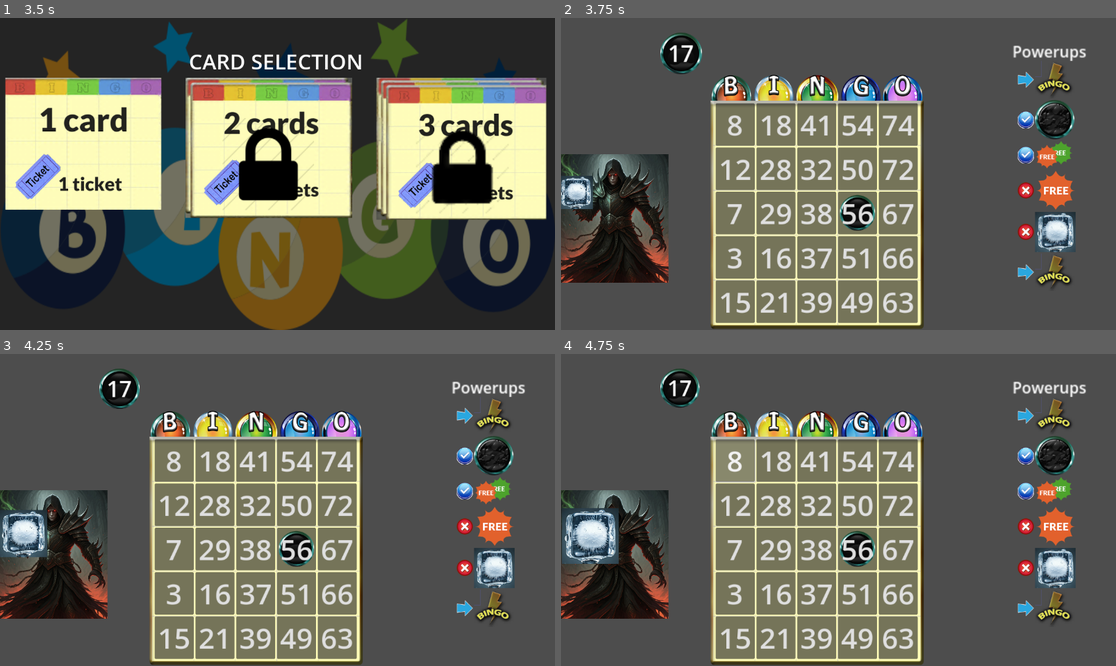
Above: before the commit, frames 1-4 (two rows, left to right).
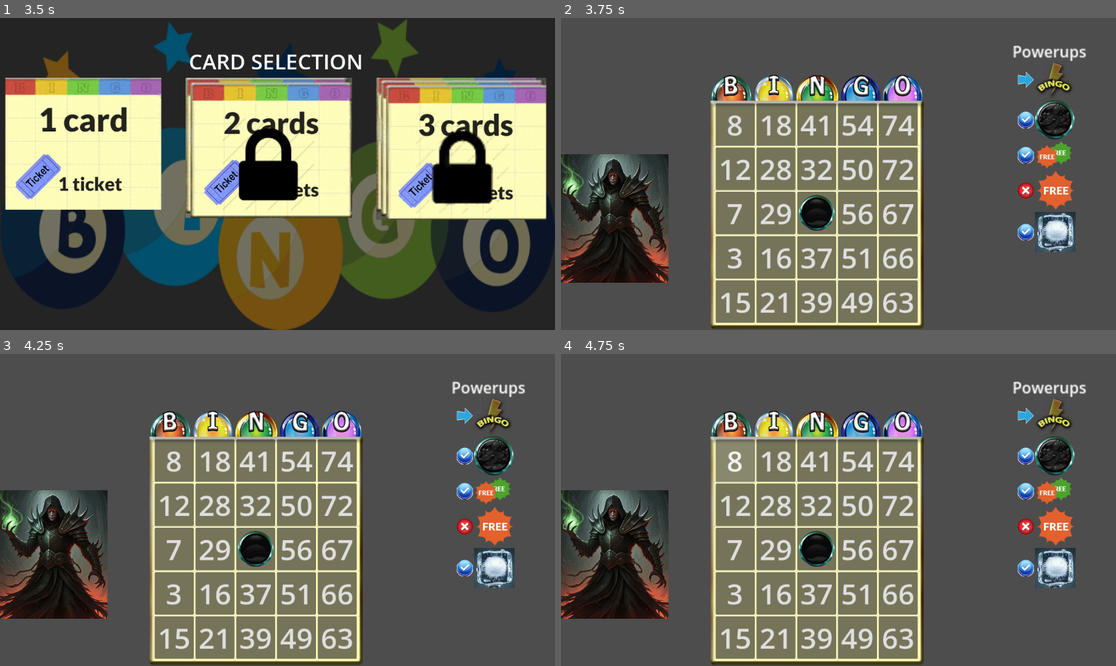
Above: after the commit, the same moments.

Repository: FuadAhmad/dgd-team-repo
Game: Godot game, scene res://main.tscn
Two runs of this game, one before a commit and one after it. Both use one fixed random seed, a clock stepped at 60 frames per second and the inputs below.
Inputs (mouse positions are in pixels of both pictures, inside the frame that each line leads up to):
- Up to frame 1 (3.5 s): click (499, 214) at 0.5 s; click (499, 214) at 1.25 s; click (499, 214) at 2 s; tap Enter at 2.75 s; move the mouse to (166, 214) at 2.77 s; click (166, 214) at 2.92 s
- Up to frame 2 (3.75 s): click (644, 149) at 3.5 s
- Up to frame 3 (4.25 s): no input
- Up to frame 4 (4.75 s): click "8" at 4.25 s

Frame 1 is identical in both runs. In frame 2, 2.9% of the frame differs, in the area x 0-92%, y 4-87%; in frame 3, 3.5%; in frame 4, 4.0%.
Error before the commit: Invalid access of index '5' on a base object of type: 'Array'. (res://Gameplay/board.gd:38)

Commit message:
full game with Powerups work

Diff:
--- a/Gameplay/board.gd
+++ b/Gameplay/board.gd
@@ -5,9 +5,11 @@
 var daubed2D = []
 var gameplay
 var BingoWinScreen
+var powerID = 0
+var nonPowerButtonIndexs = []
+var nonDaubedButtonIndexs = []
 # Called when the node enters the scene tree for the first time.
 func _ready() -> void:
-
 	make_board()
 	print("Board's parent: ", get_parent().name)
 	gameplay = get_parent()
@@ -34,24 +36,62 @@
 
 func set_board_UI():
 	var button_index = 0
+	#$Button.icon = load("res://assets/powerups/Dab2.png") $Button.text = "88" #
+	#$TextureButton2.texture_normal = load("res://assets/powerups/Dab.png")
+	#$TextureButton2.get_node("Label").text = str(number2D[0][0])
+
 	for button in buttons:
+		nonDaubedButtonIndexs.append(button_index)
+		nonPowerButtonIndexs.append(button_index)
+
 		var number =  number2D[button_index%5][button_index/5]
 		button.connect("pressed", _on_button_daub.bind(button_index, button, number))
-
 		button.text = str(number)#.pop_back())
 		button_index += 1
-	#buttons[13].text = " "
+	proper_daub(buttons[12], 12)
+
 
 func _on_button_daub(index, button, number):
 	#print("Pressed button index", indx)
-	#daubed2D[index%5][index/5] = 1 Test only
+	if daubed2D[index%5][index/5] == 1:
+		return
+	if powerID == 3:
+		powerID = 0
+		proper_daub(button, index, 1)
 	if gameplay.check_if_called(number):
-		daubed2D[index%5][index/5] = 1
-		check_for_bingo()
-		button.disabled = true
+		proper_daub(button, index)
 		#button.Icon = load("res://assets/powerups/Dab.png")
 
+func proper_daub(button, index, powerDaub = 0):
+	daubed2D[index%5][index/5] = 1
+	nonDaubedButtonIndexs.erase(index)
+	nonPowerButtonIndexs.erase(index)
+	if powerDaub == 1:
+		buttons[index].icon = load("res://assets/powerups/Dab2.png")
+	else:
+		buttons[index].icon = load("res://assets/powerups/Dab.png")
+
+	buttons[index].text = ''
+	check_for_bingo()
+	#button.disabled = true
+
+
+func set_powerID(id):
+	powerID = id
+	if id == 1: # singleDaub
+		var btnIndx = nonPowerButtonIndexs.pick_random()
+		proper_daub(buttons[btnIndx], btnIndx, 1)
+	if id == 2: # DoubleDaub
+		var btnIndx = nonPowerButtonIndexs.pick_random()
+		proper_daub(buttons[btnIndx], btnIndx, 1)
+		btnIndx = nonPowerButtonIndexs.pick_random()
+		proper_daub(buttons[btnIndx], btnIndx, 1)
+	#id == 3 Wild Daub
+
+
+
 func set_bingo_win():
+	gameplay.set_is_ball_calling(false)
 	BingoWinScreen.visible = true
 
 func check_for_bingo():
@@ -86,6 +126,10 @@
 		print("----BINGO--diagonal /-")
 		set_bingo_win()
 
+	summ = daubed2D[0][0]+ daubed2D[0][4] + daubed2D[4][0] + daubed2D[4][4]
+	if summ == 4:
+		print("----BINGO--corners-")
+		set_bingo_win()
 
 func get_random_numbers(nums, low, high):
 		var random_number_generator = RandomNumberGenerator.new()
--- a/Gameplay/board.tscn
+++ b/Gameplay/board.tscn
@@ -21,143 +21,195 @@
 custom_minimum_size = Vector2(88, 88)
 layout_mode = 2
 theme_override_font_sizes/font_size = 64
+icon_alignment = 1
+expand_icon = true
+
+[node name="Button2" type="Button" parent="."]
+custom_minimum_size = Vector2(88, 88)
+layout_mode = 2
+theme_override_font_sizes/font_size = 64
+icon_alignment = 1
+expand_icon = true
+
+[node name="Button3" type="Button" parent="."]
+custom_minimum_size = Vector2(88, 88)
+layout_mode = 2
+theme_override_font_sizes/font_size = 64
+icon_alignment = 1
+expand_icon = true
+
+[node name="Button4" type="Button" parent="."]
+custom_minimum_size = Vector2(88, 88)
+layout_mode = 2
+theme_override_font_sizes/font_size = 64
+icon_alignment = 1
+expand_icon = true
+
+[node name="Button5" type="Button" parent="."]
+custom_minimum_size = Vector2(88, 88)
+layout_mode = 2
+theme_override_font_sizes/font_size = 64
+icon_alignment = 1
+expand_icon = true
+
+[node name="Button6" type="Button" parent="."]
+custom_minimum_size = Vector2(88, 88)
+layout_mode = 2
+theme_override_font_sizes/font_size = 64
+icon_alignment = 1
+expand_icon = true
+
+[node name="Button7" type="Button" parent="."]
+custom_minimum_size = Vector2(88, 88)
+layout_mode = 2
+theme_override_font_sizes/font_size = 64
+icon_alignment = 1
+expand_icon = true
+
+[node name="Button8" type="Button" parent="."]
+custom_minimum_size = Vector2(88, 88)
+layout_mode = 2
+theme_override_font_sizes/font_size = 64
+icon_alignment = 1
+expand_icon = true
+
+[node name="Button9" type="Button" parent="."]
+custom_minimum_size = Vector2(88, 88)
+layout_mode = 2
+theme_override_font_sizes/font_size = 64
+icon_alignment = 1
+expand_icon = true
+
+[node name="Button10" type="Button" parent="."]
+custom_minimum_size = Vector2(88, 88)
+layout_mode = 2
+theme_override_font_sizes/font_size = 64
+icon_alignment = 1
+expand_icon = true
+
+[node name="Button11" type="Button" parent="."]
+custom_minimum_size = Vector2(88, 88)
+layout_mode = 2
+theme_override_font_sizes/font_size = 64
+icon_alignment = 1
+expand_icon = true
+
+[node name="Button12" type="Button" parent="."]
+custom_minimum_size = Vector2(88, 88)
+layout_mode = 2
+theme_override_font_sizes/font_size = 64
+icon_alignment = 1
+expand_icon = true
+
+[node name="Button13" type="Button" parent="."]
+custom_minimum_size = Vector2(88, 88)
+layout_mode = 2
+theme_override_font_sizes/font_size = 64
+icon_alignment = 1
+expand_icon = true
+
+[node name="Button14" type="Button" parent="."]
+custom_minimum_size = Vector2(88, 88)
+layout_mode = 2
+theme_override_font_sizes/font_size = 64
+icon_alignment = 1
+expand_icon = true
+
+[node name="Button15" type="Button" parent="."]
+custom_minimum_size = Vector2(88, 88)
+layout_mode = 2
+size_flags_horizontal = 0
+size_flags_vertical = 0
+theme_override_font_sizes/font_size = 64
+icon_alignment = 1
+expand_icon = true
+
+[node name="Button16" type="Button" parent="."]
+custom_minimum_size = Vector2(88, 88)
+layout_mode = 2
+size_flags_horizontal = 0
+size_flags_vertical = 0
+theme_override_font_sizes/font_size = 64
+icon_alignment = 1
+expand_icon = true
+
+[node name="Button17" type="Button" parent="."]
+custom_minimum_size = Vector2(88, 88)
+layout_mode = 2
+size_flags_horizontal = 0
+size_flags_vertical = 0
+theme_override_font_sizes/font_size = 64
+icon_alignment = 1
+expand_icon = true
+
+[node name="Button18" type="Button" parent="."]
+custom_minimum_size = Vector2(88, 88)
+layout_mode = 2
+size_flags_horizontal = 0
+size_flags_vertical = 0
+theme_override_font_sizes/font_size = 64
+icon_alignment = 1
+expand_icon = true
+
+[node name="Button19" type="Button" parent="."]
+custom_minimum_size = Vector2(88, 88)
+layout_mode = 2
+size_flags_horizontal = 0
+size_flags_vertical = 0
+theme_override_font_sizes/font_size = 64
+icon_alignment = 1
+expand_icon = true
+
+[node name="Button20" type="Button" parent="."]
+custom_minimum_size = Vector2(88, 88)
+layout_mode = 2
+size_flags_horizontal = 0
+size_flags_vertical = 0
+theme_override_font_sizes/font_size = 64
+icon_alignment = 1
+expand_icon = true
+
+[node name="Button21" type="Button" parent="."]
+custom_minimum_size = Vector2(88, 88)
+layout_mode = 2
+size_flags_horizontal = 0
+size_flags_vertical = 0
+theme_override_font_sizes/font_size = 64
+icon_alignment = 1
+expand_icon = true
+
+[node name="Button22" type="Button" parent="."]
+custom_minimum_size = Vector2(88, 88)
+layout_mode = 2
+size_flags_horizontal = 0
+size_flags_vertical = 0
+theme_override_font_sizes/font_size = 64
+icon_alignment = 1
+expand_icon = true
+
+[node name="Button23" type="Button" parent="."]
+custom_minimum_size = Vector2(88, 88)
+layout_mode = 2
+size_flags_horizontal = 0
+size_flags_vertical = 0
+theme_override_font_sizes/font_size = 64
+icon_alignment = 1
+expand_icon = true
+
+[node name="Button24" type="Button" parent="."]
+custom_minimum_size = Vector2(88, 88)
+layout_mode = 2
+size_flags_horizontal = 0
+size_flags_vertical = 0
+theme_override_font_sizes/font_size = 64
+icon_alignment = 1
+expand_icon = true
 
 [node name="Button25" type="Button" parent="."]
 custom_minimum_size = Vector2(88, 88)
 layout_mode = 2
-theme_override_font_sizes/font_size = 64
-
-[node name="Button2" type="Button" parent="."]
-custom_minimum_size = Vector2(88, 88)
-layout_mode = 2
-theme_override_font_sizes/font_size = 64
-
-[node name="Button3" type="Button" parent="."]
-custom_minimum_size = Vector2(88, 88)
-layout_mode = 2
-theme_override_font_sizes/font_size = 64
-
-[node name="Button4" type="Button" parent="."]
-custom_minimum_size = Vector2(88, 88)
-layout_mode = 2
-theme_override_font_sizes/font_size = 64
-
-[node name="Button5" type="Button" parent="."]
-custom_minimum_size = Vector2(88, 88)
-layout_mode = 2
-theme_override_font_sizes/font_size = 64
-
-[node name="Button6" type="Button" parent="."]
-custom_minimum_size = Vector2(88, 88)
-layout_mode = 2
-theme_override_font_sizes/font_size = 64
-
-[node name="Button7" type="Button" parent="."]
-custom_minimum_size = Vector2(88, 88)
-layout_mode = 2
-theme_override_font_sizes/font_size = 64
-
-[node name="Button8" type="Button" parent="."]
-custom_minimum_size = Vector2(88, 88)
-layout_mode = 2
-theme_override_font_sizes/font_size = 64
-
-[node name="Button9" type="Button" parent="."]
-custom_minimum_size = Vector2(88, 88)
-layout_mode = 2
-theme_override_font_sizes/font_size = 64
-
-[node name="Button10" type="Button" parent="."]
-custom_minimum_size = Vector2(88, 88)
-layout_mode = 2
-theme_override_font_sizes/font_size = 64
-
-[node name="Button11" type="Button" parent="."]
-custom_minimum_size = Vector2(88, 88)
-layout_mode = 2
-theme_override_font_sizes/font_size = 64
-
-[node name="Button12" type="Button" parent="."]
-custom_minimum_size = Vector2(88, 88)
-layout_mode = 2
-theme_override_font_sizes/font_size = 64
-
-[node name="Button13" type="Button" parent="."]
-custom_minimum_size = Vector2(88, 88)
-layout_mode = 2
-theme_override_font_sizes/font_size = 64
-
-[node name="Button14" type="Button" parent="."]
-custom_minimum_size = Vector2(88, 88)
-layout_mode = 2
-theme_override_font_sizes/font_size = 64
-
-[node name="Button15" type="Button" parent="."]
-custom_minimum_size = Vector2(88, 88)
-layout_mode = 2
-size_flags_horizontal = 0
-size_flags_vertical = 0
-theme_override_font_sizes/font_size = 64
-
-[node name="Button16" type="Button" parent="."]
-custom_minimum_size = Vector2(88, 88)
-layout_mode = 2
-size_flags_horizontal = 0
-size_flags_vertical = 0
-theme_override_font_sizes/font_size = 64
-
-[node name="Button17" type="Button" parent="."]
-custom_minimum_size = Vector2(88, 88)
-layout_mode = 2
-size_flags_horizontal = 0
-size_flags_vertical = 0
-theme_override_font_sizes/font_size = 64
-
-[node name="Button18" type="Button" parent="."]
-custom_minimum_size = Vector2(88, 88)
-layout_mode = 2
-size_flags_horizontal = 0
-size_flags_vertical = 0
-theme_override_font_sizes/font_size = 64
-
-[node name="Button19" type="Button" parent="."]
-custom_minimum_size = Vector2(88, 88)
-layout_mode = 2
-size_flags_horizontal = 0
-size_flags_vertical = 0
-theme_override_font_sizes/font_size = 64
-
-[node name="Button20" type="Button" parent="."]
-custom_minimum_size = Vector2(88, 88)
-layout_mode = 2
-size_flags_horizontal = 0
-size_flags_vertical = 0
-theme_override_font_sizes/font_size = 64
-
-[node name="Button21" type="Button" parent="."]
-custom_minimum_size = Vector2(88, 88)
-layout_mode = 2
-size_flags_horizontal = 0
-size_flags_vertical = 0
-theme_override_font_sizes/font_size = 64
-
-[node name="Button22" type="Button" parent="."]
-custom_minimum_size = Vector2(88, 88)
-layout_mode = 2
-size_flags_horizontal = 0
-size_flags_vertical = 0
-theme_override_font_sizes/font_size = 64
-
-[node name="Button23" type="Button" parent="."]
-custom_minimum_size = Vector2(88, 88)
-layout_mode = 2
-size_flags_horizontal = 0
-size_flags_vertical = 0
-theme_override_font_sizes/font_size = 64
-
-[node name="Button24" type="Button" parent="."]
-custom_minimum_size = Vector2(88, 88)
-layout_mode = 2
-size_flags_horizontal = 0
-size_flags_vertical = 0
-theme_override_font_sizes/font_size = 64
+size_flags_horizontal = 0
+size_flags_vertical = 0
+theme_override_font_sizes/font_size = 64
+icon_alignment = 1
+expand_icon = true
--- a/Gameplay/gameplay.gd
+++ b/Gameplay/gameplay.gd
@@ -7,7 +7,6 @@
 
 # Called when the node enters the scene tree for the first time.
 func _ready() -> void:
-	number_to_call =  get_random_numbers(55, 1, 75)
 	call_a_ball()
 	var tween = get_tree().create_tween()
 	#tween.tween_property($BallCall, "position", Vector2(500,200), 5 )
@@ -22,7 +21,8 @@
 		called_index += 1
 
 	await get_tree().create_timer(ball_call_interval).timeout
-	call_a_ball()
+	if is_ball_calling:
+		call_a_ball()
 
 func set_is_ball_calling(state):
 	is_ball_calling = state
--- a/Gameplay/gameplay.tscn
+++ b/Gameplay/gameplay.tscn
@@ -1,11 +1,10 @@
-[gd_scene load_steps=19 format=3 uid="uid://c7c1l6j2kjnsa"]
+[gd_scene load_steps=18 format=3 uid="uid://c7c1l6j2kjnsa"]
 
 [ext_resource type="Script" path="res://Gameplay/gameplay.gd" id="1_k0f4f"]
 [ext_resource type="Texture2D" uid="uid://dagb0tnl2wjrm" path="res://Gameplay/bingo-card2.png" id="2_edurn"]
 [ext_resource type="Script" path="res://Gameplay/ball_call.gd" id="2_j37dy"]
 [ext_resource type="PackedScene" uid="uid://bkhq58ogy7np" path="res://Gameplay/ball.tscn" id="3_r3gmh"]
 [ext_resource type="PackedScene" uid="uid://cu2tp6yfuvbvf" path="res://Gameplay/board.tscn" id="3_sg2tb"]
-[ext_resource type="Texture2D" uid="uid://tjxn3a864u67" path="res://assets/powerups/Dab.png" id="6_76ec1"]
 [ext_resource type="Texture2D" uid="uid://dfatjksuo6srg" path="res://Gameplay/goodBingoBG.jpg" id="6_jqddx"]
 [ext_resource type="Texture2D" uid="uid://cbxx8285qlkfh" path="res://Gameplay/monster.png" id="7_k7qb3"]
 [ext_resource type="Script" path="res://Gameplay/monster.gd" id="8_t26ny"]
@@ -81,28 +80,6 @@
 grow_vertical = 1
 scale = Vector2(0.92, 0.92)
 
-[node name="Button" parent="Board" index="0"]
-icon_alignment = 1
-expand_icon = true
-
-[node name="Button13" parent="Board" index="13"]
-icon = ExtResource("6_76ec1")
-icon_alignment = 1
-expand_icon = true
-
-[node name="Button24" parent="Board" index="24"]
-icon_alignment = 1
-expand_icon = true
-
-[node name="TextureButton2" type="TextureButton" parent="Board"]
-layout_mode = 2
-stretch_mode = 0
-
-[node name="Label" type="Label" parent="Board/TextureButton2"]
-layout_mode = 0
-offset_right = 40.0
-offset_bottom = 23.0
-
 [node name="BingoWin" type="TextureRect" parent="."]
 visible = false
 offset_left = 304.0
@@ -141,6 +118,17 @@
 expand_mode = 1
 stretch_mode = 4
 
+[node name="FreezeBall" type="TextureRect" parent="monster"]
+visible = false
+layout_mode = 0
+offset_left = 192.0
+offset_top = -259.0
+offset_right = 301.0
+offset_bottom = -153.0
+texture = ExtResource("9_ec58l")
+expand_mode = 1
+stretch_mode = 4
+
 [node name="Powerups" type="Node2D" parent="."]
 position = Vector2(1048, 60)
 script = ExtResource("10_e1dmb")
@@ -164,9 +152,12 @@
 
 [node name="Powerup" parent="Powerups/VBoxContainer" instance=ExtResource("16_yykcu")]
 layout_mode = 2
+power_id = 4
 
 [node name="Powerup2" parent="Powerups/VBoxContainer" instance=ExtResource("16_yykcu")]
 layout_mode = 2
+power_status = 1
+power_id = 3
 
 [node name="TextureRect" parent="Powerups/VBoxContainer/Powerup2" index="0"]
 texture = ExtResource("12_p81y6")
@@ -176,6 +167,8 @@
 
 [node name="Powerup4" parent="Powerups/VBoxContainer" instance=ExtResource("16_yykcu")]
 layout_mode = 2
+power_status = 1
+power_id = 2
 
 [node name="TextureRect" parent="Powerups/VBoxContainer/Powerup4" index="0"]
 texture = ExtResource("12_p81y6")
@@ -186,6 +179,7 @@
 [node name="Powerup5" parent="Powerups/VBoxContainer" instance=ExtResource("16_yykcu")]
 layout_mode = 2
 power_status = 2
+power_id = 1
 
 [node name="TextureRect" parent="Powerups/VBoxContainer/Powerup5" index="0"]
 texture = ExtResource("15_gxdy8")
@@ -196,6 +190,7 @@
 [node name="Powerup6" parent="Powerups/VBoxContainer" instance=ExtResource("16_yykcu")]
 layout_mode = 2
 power_status = 1
+power_id = 5
 
 [node name="TextureRect" parent="Powerups/VBoxContainer/Powerup6" index="0"]
 texture = ExtResource("15_gxdy8")
--- a/Gameplay/monster.gd
+++ b/Gameplay/monster.gd
@@ -1,14 +1,42 @@
 extends TextureRect
 
-
+var initPos
+var gameplay
+var isBallCallFrozen = false
 # Called when the node enters the scene tree for the first time.
 func _ready() -> void:
+	initPos = $frozen.position
+	$frozen.visible = false
+	gameplay = get_parent()
+	await get_tree().create_timer(gameplay.ball_call_interval*5).timeout
+	freezeBallCall()
+	await get_tree().create_timer(gameplay.ball_call_interval*10).timeout
+	if gameplay.is_ball_calling:
+		freezeBallCall()
+
+func freezeBallCall():
+	if isBallCallFrozen:
+		return
+	isBallCallFrozen = true
+	print("Freeeeeeeeeeeeeeezing ball call...")
+	gameplay.set_is_ball_calling(false)
+	$frozen.visible = true
 	var tween = get_tree().create_tween()
-	tween.tween_property($frozen, "scale", Vector2(2,2), 1)
+	tween.tween_property($frozen, "scale", Vector2(2,2), gameplay.ball_call_interval/5.0)
 	tween.set_parallel(true)
-	tween.tween_property($frozen, "position", get_parent().get_node("BallCall").position, 2)
+	#tween.tween_property($frozen, "position", get_parent().get_node("BallCall").position, 2)
+	tween.tween_property($frozen, "position", $FreezeBall.position, gameplay.ball_call_interval/5.0*1.5)
+	await get_tree().create_timer(gameplay.ball_call_interval*3).timeout
+	UnFreezeBallCall()
 
-
+func UnFreezeBallCall():
+	if isBallCallFrozen:
+		isBallCallFrozen = false
+		$frozen.visible = false
+		$frozen.scale = Vector2(.5,.5)
+		$frozen.position = initPos
+		await get_tree().create_timer(gameplay.ball_call_interval/2).timeout
+		gameplay.set_is_ball_calling(true)
 
 # Called every frame. 'delta' is the elapsed time since the previous frame.
 func _process(delta: float) -> void:
--- a/Gameplay/powerup.gd
+++ b/Gameplay/powerup.gd
@@ -7,6 +7,7 @@
 	STOP
 }
 enum PType {
+	NONE,
 	SINGLE,
 	DOUBLE,
 	DAUB,
@@ -14,6 +15,7 @@
 	FREEZE
 }
 @export var power_status : int
+@export var power_id : int
 var power_type
 var parent_powerups
 
@@ -23,6 +25,7 @@
 		pass#print("Parent node found:", parent_powerups)
 	else:
 		print("Parent node not found")
+	set_UI(power_status, power_id)
 
 func find_node_in_parents(node_name):
 	var current_node = self
@@ -33,8 +36,10 @@
 	return null
 
 func setPowerup(status, type):
+	print("#####setup-----powerup status: " + str(status))
 	power_status = status
 	power_type = type
+	power_id = type
 	set_UI(status, type)
 
 func set_UI(status, type):
@@ -46,19 +51,20 @@
 		$TextureRect.texture = load("res://assets/powerups/Close.png")
 
 	if type == PType.SINGLE:
-		$TextureButton.texture = load("res://assets/powerups/SDaub.png")
+		$TextureButton.texture_normal = load("res://assets/powerups/SDaub.png")
 	elif type == PType.DOUBLE:
-		$TextureButton.texture = load("res://assets/powerups/DDaub.png")
+		$TextureButton.texture_normal = load("res://assets/powerups/DDaub.png")
 	elif type == PType.DAUB:
-		$TextureButton.texture = load("res://assets/powerups/Dab2.png")
+		$TextureButton.texture_normal = load("res://assets/powerups/Dab2.png")
 	elif type == PType.INSTANT:
-		$TextureButton.texture = load("res://assets/powerups/InstantBingo.png")
+		$TextureButton.texture_normal = load("res://assets/powerups/InstantBingo.png")
 	elif type == PType.FREEZE:
-		$TextureButton.texture = load("res://assets/powerups/DDaub.png")
+		$TextureButton.texture_normal = load("res://assets/powerups/frozen.png")
 
 
 func _on_texture_button_pressed() -> void:
 	print("-----powerup status: " + str(power_status))
 	if power_status == 1:
 		print("-----powerup being used.")
-		parent_powerups.use_powerup(2)
+		parent_powerups.use_powerup(power_id)
+		setPowerup(2, power_id)
--- a/Gameplay/powerupManager.gd
+++ b/Gameplay/powerupManager.gd
@@ -1,22 +1,25 @@
 extends Node2D
+@onready var board: GridContainer = $"../Board"
 
 @onready var powerup_container: VBoxContainer = $VBoxContainer
 
 @export var powerup:PackedScene
+@onready var monster: TextureRect = $"../monster"
 
 
 # Called when the node enters the scene tree for the first time.
 func _ready() -> void:
-	var p1 = powerup.instantiate()
-	var ps = p1.get_script()
-
-	ps.setPowerup(2, 2)
-	powerup_container.add_child(p1)
-
+	#var p1 = powerup.instantiate()
+	##var ps = p1.get_script()
+	#p1.setPowerup(1, 1)
+	#powerup_container.add_child(p1)
+	pass
 
 func use_powerup(powerid):
 	print("----using power id: " + str(powerid))
-
+	board.set_powerID(powerid)
+	if powerid == 5:
+		monster.UnFreezeBallCall()
 # Called every frame. 'delta' is the elapsed time since the previous frame.
 func _process(delta: float) -> void:
 	pass
